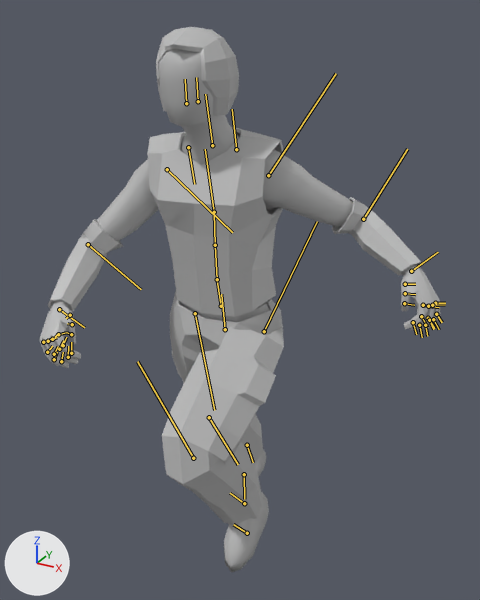
The FBX model 275-sent/Player/animation/player_Run.fbx as it was, and as the next commit left it.
Before and after are seen from a camera (50 mm lens) standing at (0.164, -0.278, 0.312) and looking at (0.009, 0.004, 0.171). The lights are fixed; the arrows at lower left show +X, +Y and +Z. Both versions are drawn at frame 12 of the action 'Take 001'; the numbers are the values there. The bones that bend it are drawn over the model as lines.

Names of what the first picture shows: 'Armband', 'Hair', 'Shirt', 'Trousers', 'skin'.
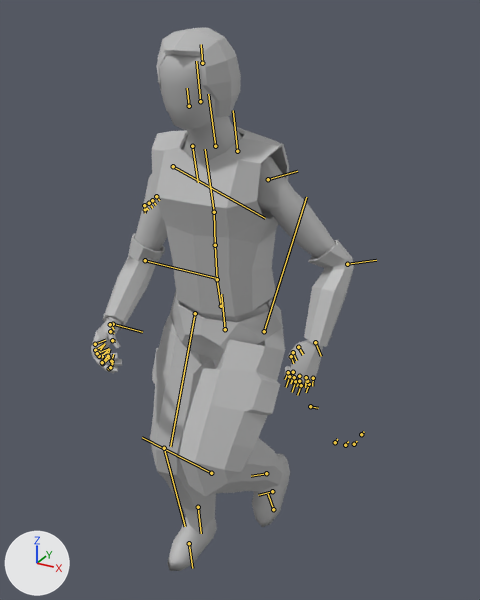
Pixel boxes (x1, y1, x2, y2) of what changed, in the pictures (480 x 600 px):
'skin', posed (39% narrower): before (40, 49, 441, 572); after (91, 54, 336, 571)
'Trousers', posed (11% wider): before (162, 292, 284, 525); after (150, 292, 285, 533)
'Shirt', posed: before (147, 127, 285, 317); after (152, 126, 289, 317)
'Armband', posed (33% narrower): before (48, 197, 423, 312); after (102, 233, 354, 347)
'Hair', posed: before (156, 27, 239, 116); after (157, 28, 241, 117)
bone 'pasted__L_hip_jnt', root to tip: before (264, 331) to (317, 221); after (264, 331) to (306, 197)
bone 'pasted__R_hip_jnt', root to tip: before (195, 313) to (214, 410); after (195, 313) to (170, 446)
bone 'pasted__R_knee_jnt', root to tip: before (209, 417) to (238, 464); after (164, 448) to (185, 526)
bone 'pasted__R_toe1_jnt1', root to tip: before (244, 474) to (244, 499); after (189, 543) to (192, 568)
bone 'pasted__c_neck_jnt', root to tip: before (212, 145) to (205, 94); after (215, 146) to (208, 94)
bone 'pasted__c_head1_jnt', root to tip: before (198, 101) to (196, 77); after (200, 101) to (196, 61)
bone 'pasted__L_shoulder_jnt', root to tip: before (268, 175) to (336, 73); after (268, 179) to (297, 171)
bone 'pasted__R_shoulder_jnt', root to tip: before (167, 169) to (232, 232); after (173, 166) to (265, 218)
bone 'pasted__R_elbow_jnt', root to tip: before (88, 244) to (141, 289); after (145, 260) to (215, 278)

The change in detail:
Bone 'pasted__L_hip_jnt' (bone_pasted__l_hip_jnt) turns from (-65, -3, 8) to (-46, -4, 4) degrees about its own x, y and z.
Bone 'pasted__R_hip_jnt' (bone_pasted__r_hip_jnt) turns from (6, 0, 0) to (-30, 0, 0) degrees about its own x, y and z.
Bone 'pasted__R_knee_jnt' (bone_pasted__r_knee_jnt) turns from (17, 2, 1) to (35, 2, 1) degrees about its own x, y and z.
Bone 'pasted__R_toe1_jnt1' (bone_pasted__r_toe1_jnt1) turns from (-20, 1, 0) to (1, 1, 0) degrees about its own x, y and z.
Bone 'pasted__c_chest_jnt' (bone_pasted__c_chest_jnt) turns from (9, 9, 2) to (9, 1, 0) degrees about its own x, y and z.
Bone 'pasted__c_neck_jnt' (bone_pasted__c_neck_jnt) turns from (0, -8, 0) to (0, -1, 0) degrees about its own x, y and z.
Bone 'pasted__c_head1_jnt' (bone_pasted__c_head1_jnt) turns from (-9, 3, 0) to (-4, 3, 0) degrees about its own x, y and z.
Bone 'pasted__L_shoulder_jnt' (bone_pasted__l_shoulder_jnt) turns from (-8, 19, -37) to (42, 2, -51) degrees about its own x, y and z.
Bone 'pasted__R_shoulder_jnt' (bone_pasted__r_shoulder_jnt) turns from (29, -35, -42) to (-6, -20, -70) degrees about its own x, y and z.
Bone 'pasted__R_elbow_jnt' (bone_pasted__r_elbow_jnt) turns from (-6, -44, 6) to (14, -42, -24) degrees about its own x, y and z.
